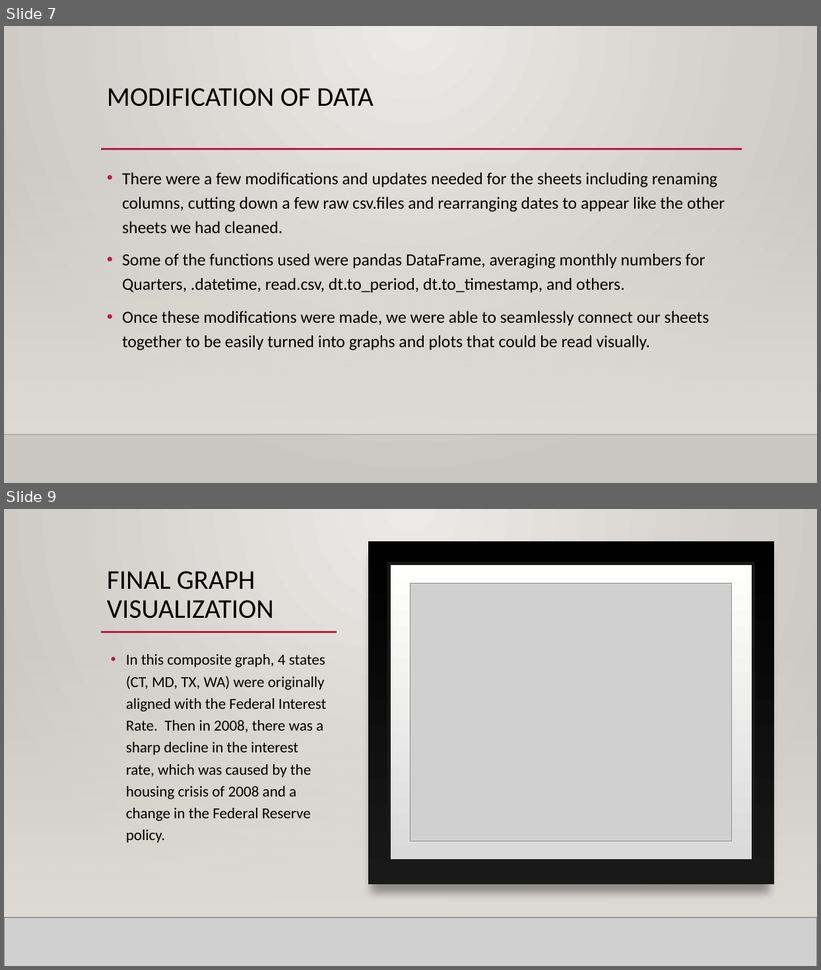
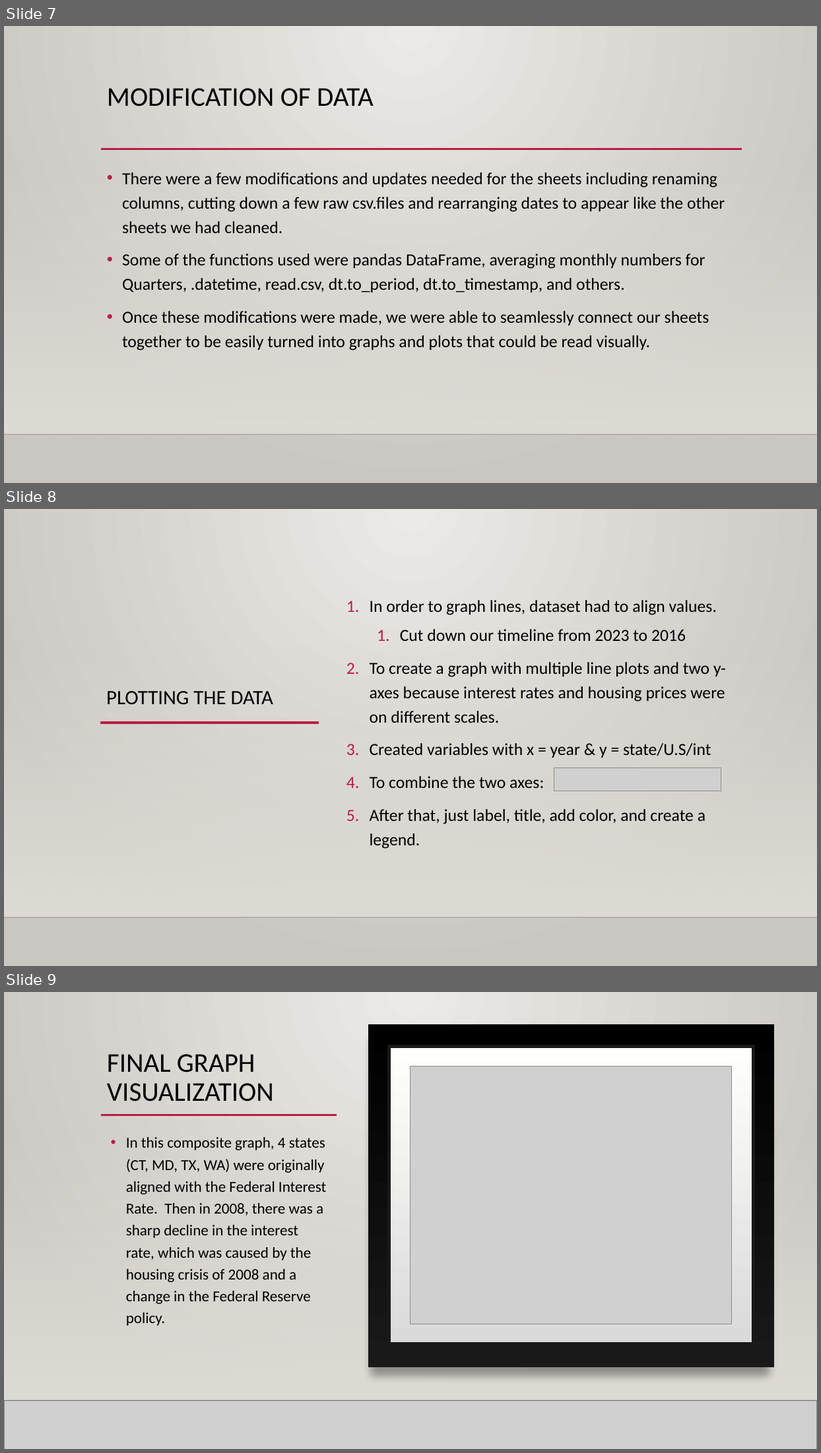
Before and after one commit to GitItDren/Python-Project-CMD-, a slide deck: Python Project(Team CMD).pptx. Shown one above the other, each under a label of ours: slides 7 and 9 before the commit, slides 7, 8 and 9 after it; the slides between them are not shown. The pictures are 821x970 and 821x1453 pixels, drawn with LibreOffice and Linux fonts; fonts in the diff are those of the drawing; grey boxes stand for pictures; background and template pictures are left out. Boxes give left, top, right and bottom in pixels: in the first picture for what was removed or moved away, otherwise in the second. Text is boxed around its words. In the diff, an @@ line names an element or a change of style, - is before the commit and + after.

```diff
--- a/Python Project(Team CMD).pptx
+++ b/Python Project(Team CMD).pptx
@@ slide 8 added at (x1=4, y1=509, x2=817, y2=966), background gradient #ECEAE7 to #CAC7C1; not listed: 2 template elements that a slide beside it also shows @@
@@ text added at (x1=370, y1=600, x2=726, y2=849), 20 pt, text #000000 @@
+1. In order to graph lines, dataset had to align values.
+  1. Cut down our timeline from 2023 to 2016
+2. To create a graph with multiple line plots and two y-axes because interest rates and housing prices were on different scales.
+3. Created variables with x = year & y = state/U.S/int
+4. To combine the two axes:
+5. After that, just label, title, add color, and create a legend.
@@ title added at (x1=106, y1=691, x2=273, y2=704), 24 pt, text #000000 @@
+PLOTTING THE DATA
@@ line added from (100, 723) to (319, 723), #B71E42 2.5 pt @@
@@ picture added at (x1=554, y1=768, x2=721, y2=791) @@
```
Also in this commit, not shown: 1 slide changed, 1 slide removed.
